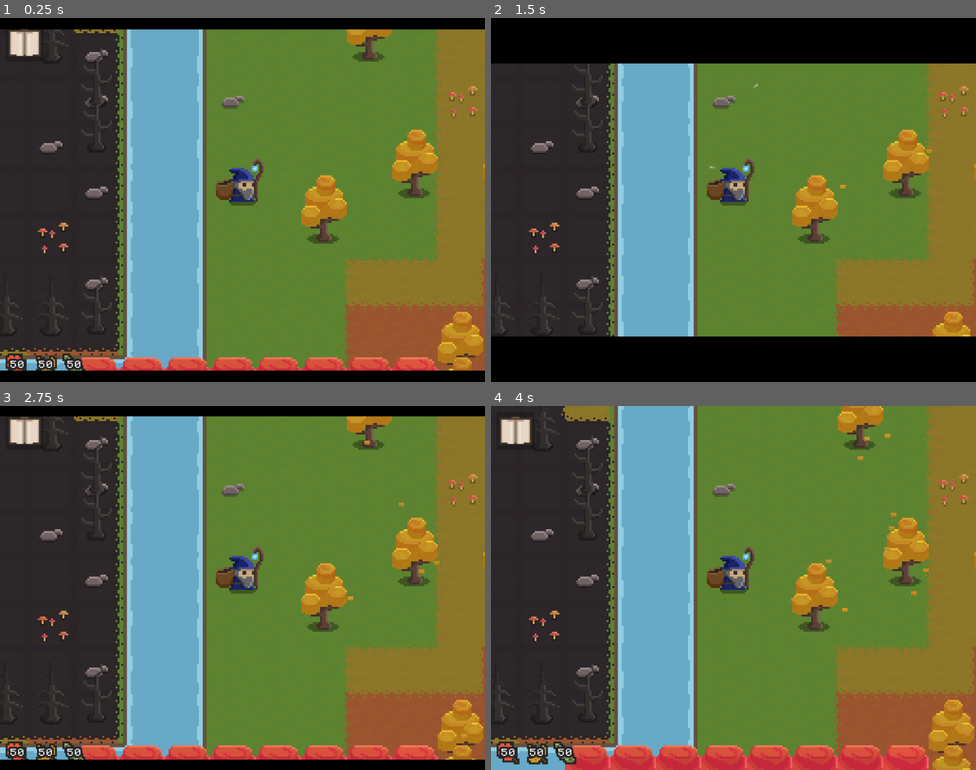
Above: before the commit, frames 1-4 (two rows, left to right).
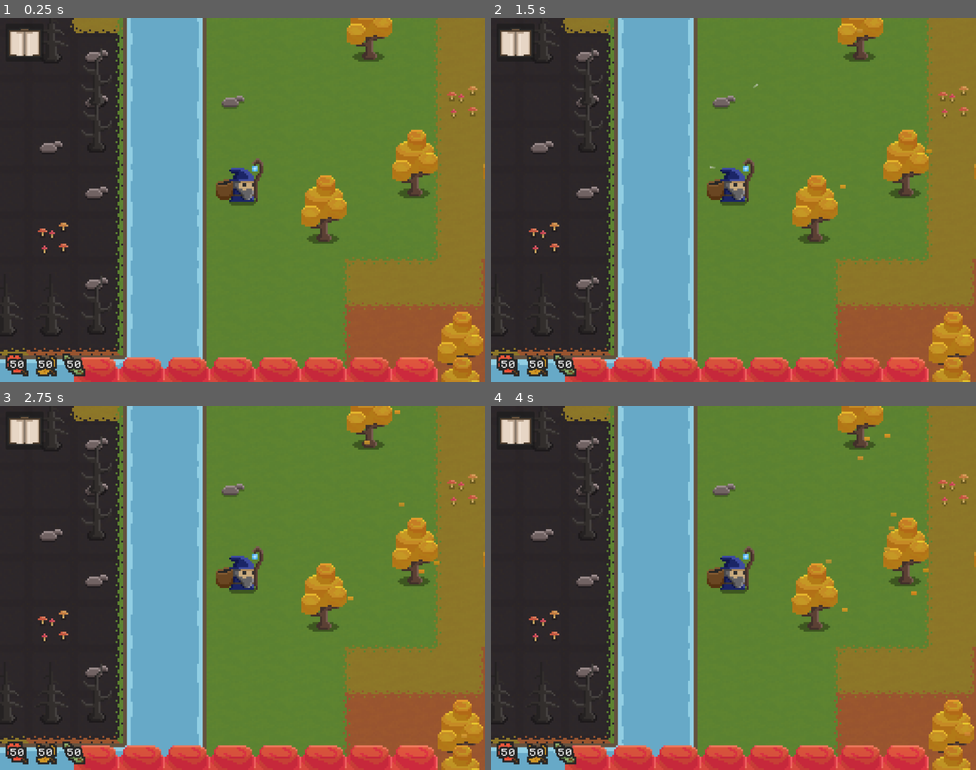
Above: after the commit, the same moments.

Repository: Pro1d/EchoesOfAmber
Game: Godot game, scene res://scenes/world.tscn
Same seed, same stepped clock (60 frames per second), same inputs: the game is played once before the commit and once after it.
Inputs:
- Up to frame 1 (0.25 s): no input
- Up to frame 2 (1.5 s): hold D (move_right) 0.53-1.28 s; tap E (attract_leaves) at 0.6 s; hold S (move_down) from 1.28 s (still down); tap 3 (put_green) at 1.35 s
- Up to frame 3 (2.75 s): release S (move_down) at 2.03 s; hold D (move_right) from 2.03 s (still down); tap 1 (put_red) at 2.1 s
- Up to frame 4 (4 s): release D (move_right) at 2.78 s; hold W (move_up) 2.78-3.5 s; tap 2 (put_yellow) at 2.85 s; click "Play (find a RP text)" at 3.5 s

The runs differ from the first frame. In frame 1, 6.6% of the frame differs, in the area x 0-100%, y 0-100%; in frame 2, 25%; in frame 3, 6.0%; in frame 4, 0.3%.

Commit message:
Stuff done

Diff:
--- a/resources/sprite/tileset.tres
+++ b/resources/sprite/tileset.tres
@@ -17,7 +17,7 @@
 0:0/5/custom_data_0 = "pile"
 0:0/5/custom_data_1 = 1
 0:0/6 = 6
-0:0/6/modulate = Color(0.737193, 0.737193, 0.737193, 1)
+0:0/6/modulate = Color(0.851769, 0.851769, 0.851769, 1)
 0:0/6/custom_data_0 = "pile"
 0:0/6/custom_data_1 = 2
 0:0/7 = 7
--- a/scenes/world.tscn
+++ b/scenes/world.tscn
@@ -42,6 +42,7 @@
 
 [node name="BlackBars" parent="AreaManager/CanvasGroup/CanvasLayer" instance=ExtResource("6_g3rxi")]
 unique_name_in_owner = true
+visible = false
 
 [node name="GroundTileMapLayer" type="TileMapLayer" parent="AreaManager/CanvasGroup"]
 z_index = -100
@@ -62,7 +63,7 @@
 
 [node name="WorldTileMapLayer" type="TileMapLayer" parent="AreaManager/CanvasGroup"]
 y_sort_enabled = true
-tile_map_data = PackedByteArray("AAAUAAAAAAAEAAMAAAAVAAAAAAA …(403 unchanged characters)… MAAAAWAAEAAAACAAMAAAAXAAkAAAADAAMAAAATAAUAAAAAAAMAAAATAAkAAAAFAAMAAAAUAAwAAAAFAAMAAAAVAAgAAAABAA …(2024 unchanged characters)…
+tile_map_data = PackedByteArray("AAAUAAAAAAAEAAMAAAAVAAAAAAA …(403 unchanged characters)… MAAAAWAAEAAAACAAMAAAAXAAkAAAADAAMAAAATAAkAAAAFAAMAAAAUAAwAAAAFAAMAAAAVAAgAAAABAA …(2024 unchanged characters)…
 tile_set = ExtResource("1_wbhuw")
 script = ExtResource("1_e02pw")
 
Not shown: 1 places in scenes/ui/menu.tscn that only renumber resources
